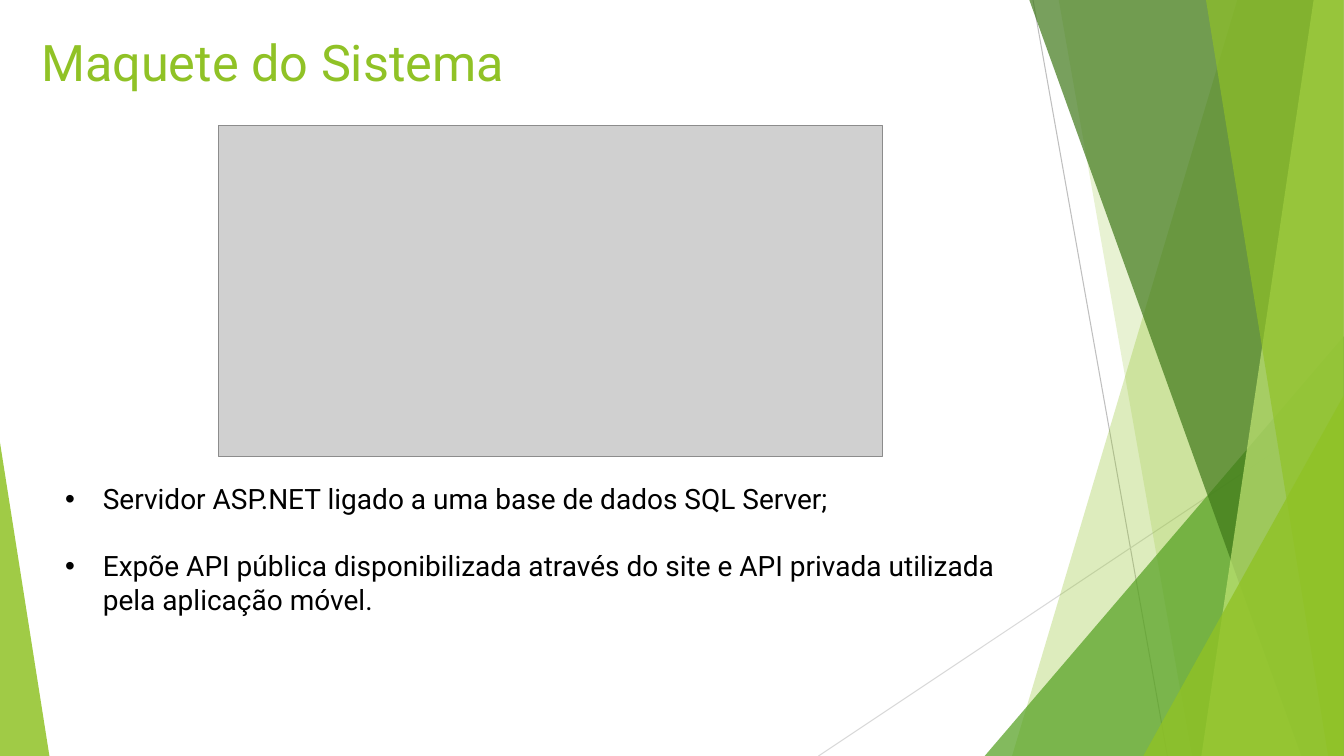
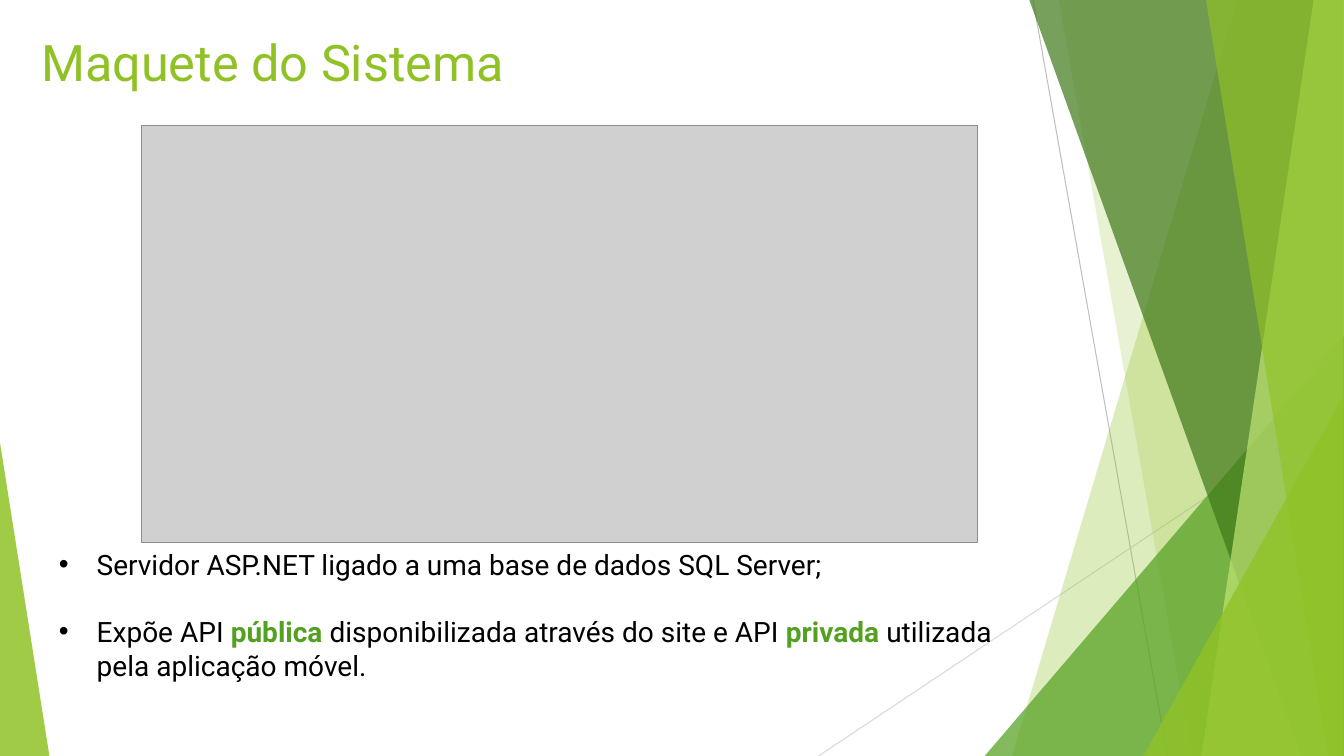
Before and after one commit to vitorjrc/babysitting-system, a slide deck: slide 9 of relatorio/LI4.pptx. Drawn at 1344x756 pixels with LibreOffice and Linux fonts; fonts in the diff are those of the drawing; grey boxes stand for pictures. Boxes give left, top, right and bottom in pixels: in the first picture for what was removed or moved away, otherwise in the second. Text is boxed around its words. In the diff, an @@ line names an element or a change of style, - is before the commit and + after.

```diff
--- a/relatorio/LI4.pptx
+++ b/relatorio/LI4.pptx
@@ picture: place and size @@
-picture at box(219, 125, 883, 457)
+picture at box(142, 125, 978, 542)
@@ text "Servidor ASP.NET ligado a uma ...": place and size @@
-text "Servidor ASP.NET ligado a uma ..." at box(103, 488, 994, 616)
+text "Servidor ASP.NET ligado a uma ..." at box(97, 554, 991, 682)
@@ text at box(97, 621, 991, 682): text colour #000000 to #54A021, bold on in "pública privada" @@
```
Also in this commit, not shown: 11 other slides changed.
